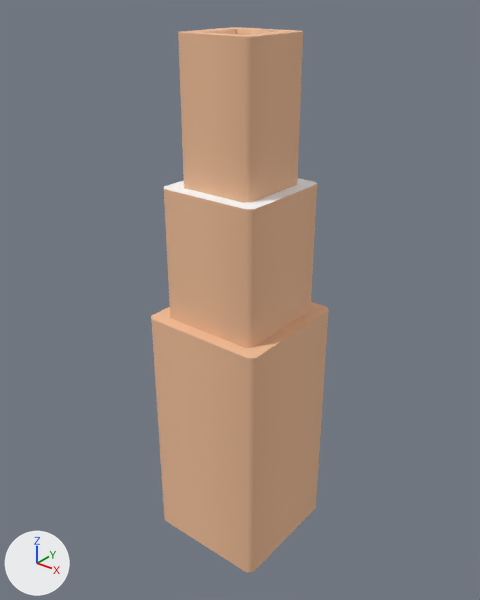
The glTF model assets/kenney/citycommercial/low-detail-building-f.glb, before and after one commit.
Rendered twice from a 50 mm camera at (1.418, -1.777, 2.155) aimed at (-0.016, 0.015, 1.044). Lighting does not change. The marker at lower left points along +X, +Y and +Z. The older version comes first.

Script lines for the objects in view, before the commit:
```python
me_low_detail_building_f = bpy.data.meshes.new('low-detail-building-f')
me_low_detail_building_f.from_pydata(...)  # 56 vertices, 88 faces; spans x -0.25..0.25, y -0.25..0.25, z 0.0..2.0
me_low_detail_building_f.materials.append(mat_colormap)
ob_low_detail_building_f = bpy.data.objects.new('low-detail-building-f', me_low_detail_building_f)
ob_low_detail_building_f.location = (0.0, 0.0, 0.0)
```
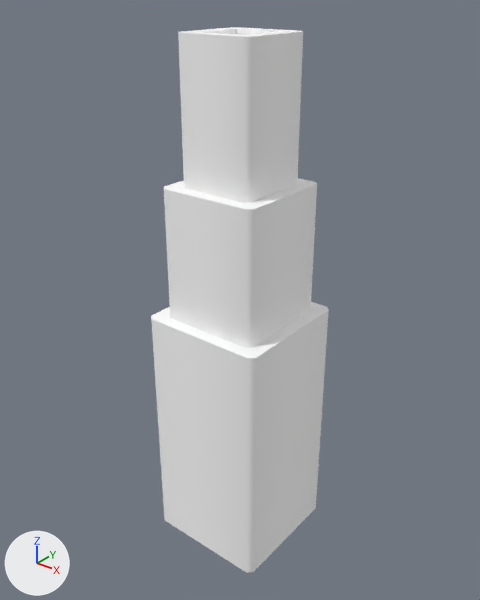
Where the change shows, as pixel boxes (x1, y1, x2, y2) in the pictures (480 x 600 px):
```json
{"object": "low-detail-building-f", "change": "recoloured", "before": [151, 27, 329, 573], "after": [151, 27, 329, 573], "on screen": "lighter"}
```

Scene script edits in JSON lines:
```json
{"op": "add", "block": "mat_colormap_141", "code": ["mat_colormap_141 = principled_material('colormap.141')", "mat_colormap_141.base_color = (1.0, 1.0, 1.0)  # white #ffffff", "mat_colormap_141.roughness = 1.0"]}
{"block": "me_low_detail_building_f", "where": "me_low_detail_building_f.from_pydata(...)  # 56 vertices, 88 faces; spans x -0.25..0.25, y -0.25..0.25, z 0.0..2.0"}
{"op": "remove", "block": "me_low_detail_building_f", "code": "me_low_detail_building_f.materials.append(mat_colormap)"}
{"op": "add", "block": "me_low_detail_building_f", "code": "me_low_detail_building_f.materials.append(mat_colormap_141)  # white #ffffff"}
```
